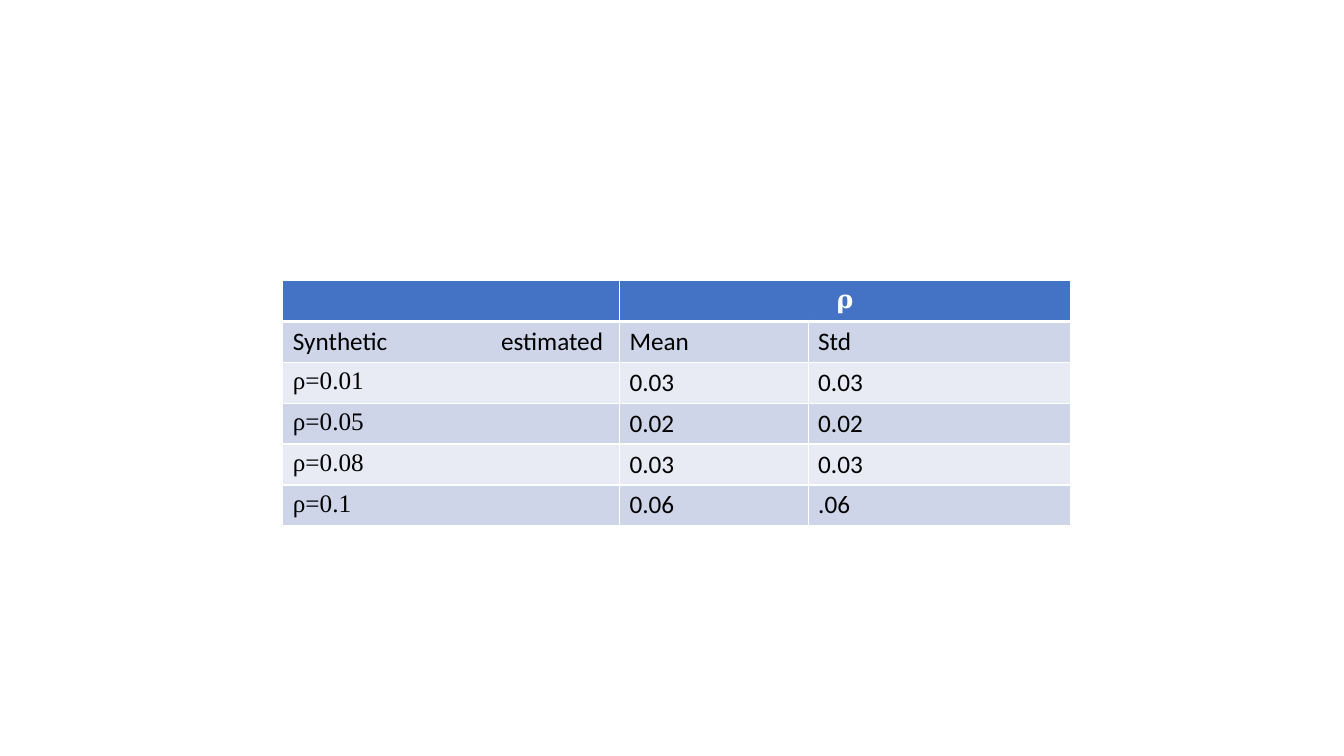
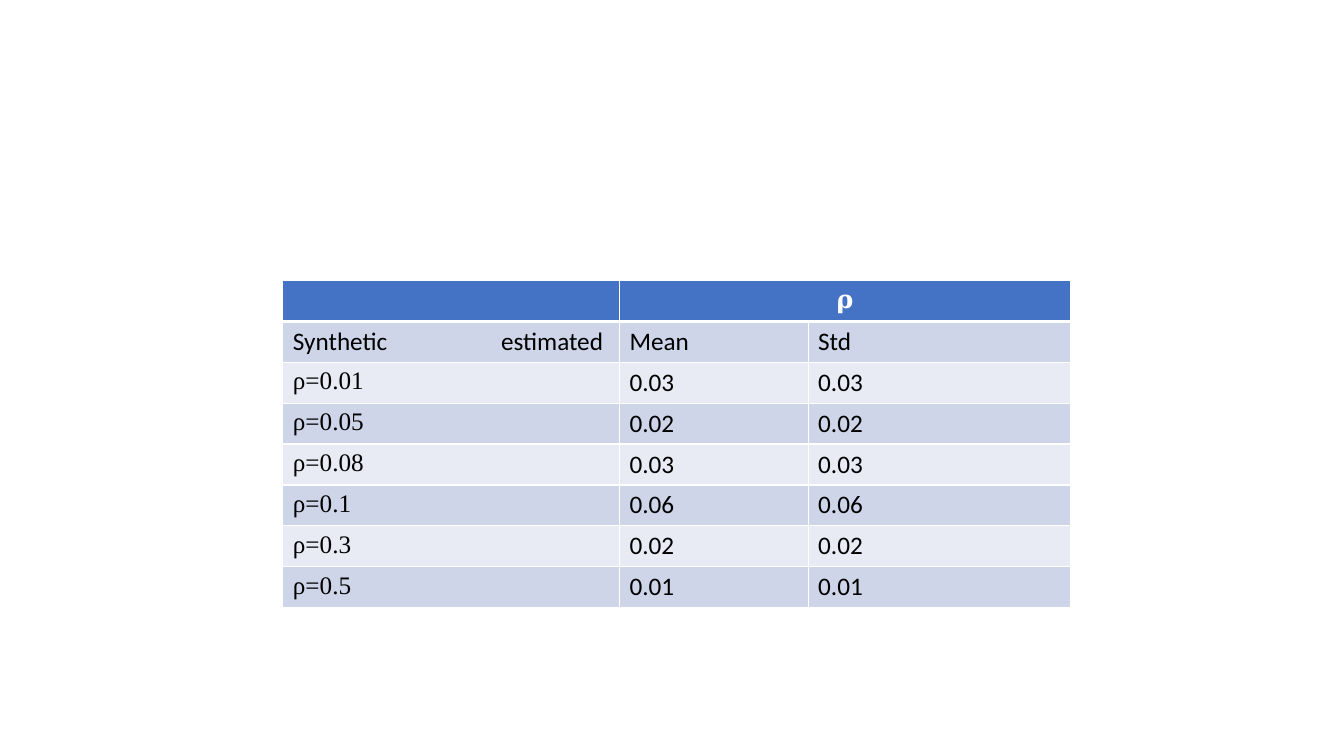
Before and after one commit to reza-sf9/FOOOF, a slide deck: slide 8 of Report/rep_11_4_21.pptx. Drawn at 1344x756 pixels with LibreOffice and Linux fonts; fonts in the diff are those of the drawing. Boxes give left, top, right and bottom in pixels: in the first picture for what was removed or moved away, otherwise in the second. Text is boxed around its words. In the diff, an @@ line names an element or a change of style, - is before the commit and + after.

```diff
--- a/Report/rep_11_4_21.pptx
+++ b/Report/rep_11_4_21.pptx
@@ table at (283, 280, 1072, 607) @@
-row 6: ρ=0.1 | 0.06 | .06
+row 6: ρ=0.1 | 0.06 | 0.06
+row 7: ρ=0.3 | 0.02 | 0.02
+row 8: ρ=0.5 | 0.01 | 0.01
```
Also in this commit, not shown: 4 other slides changed, 14 slides added, 1 slide removed, 3 other files.
